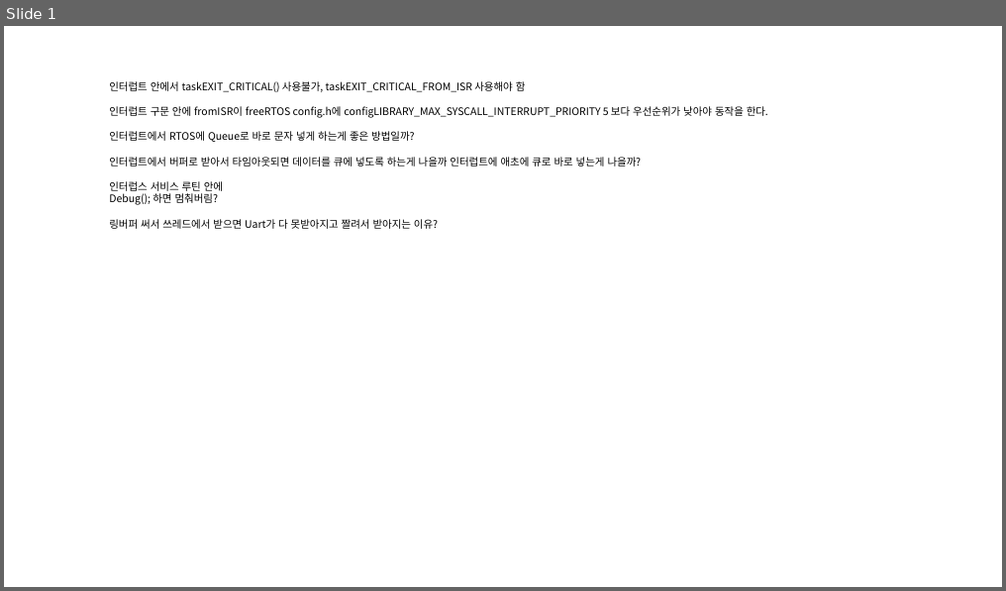
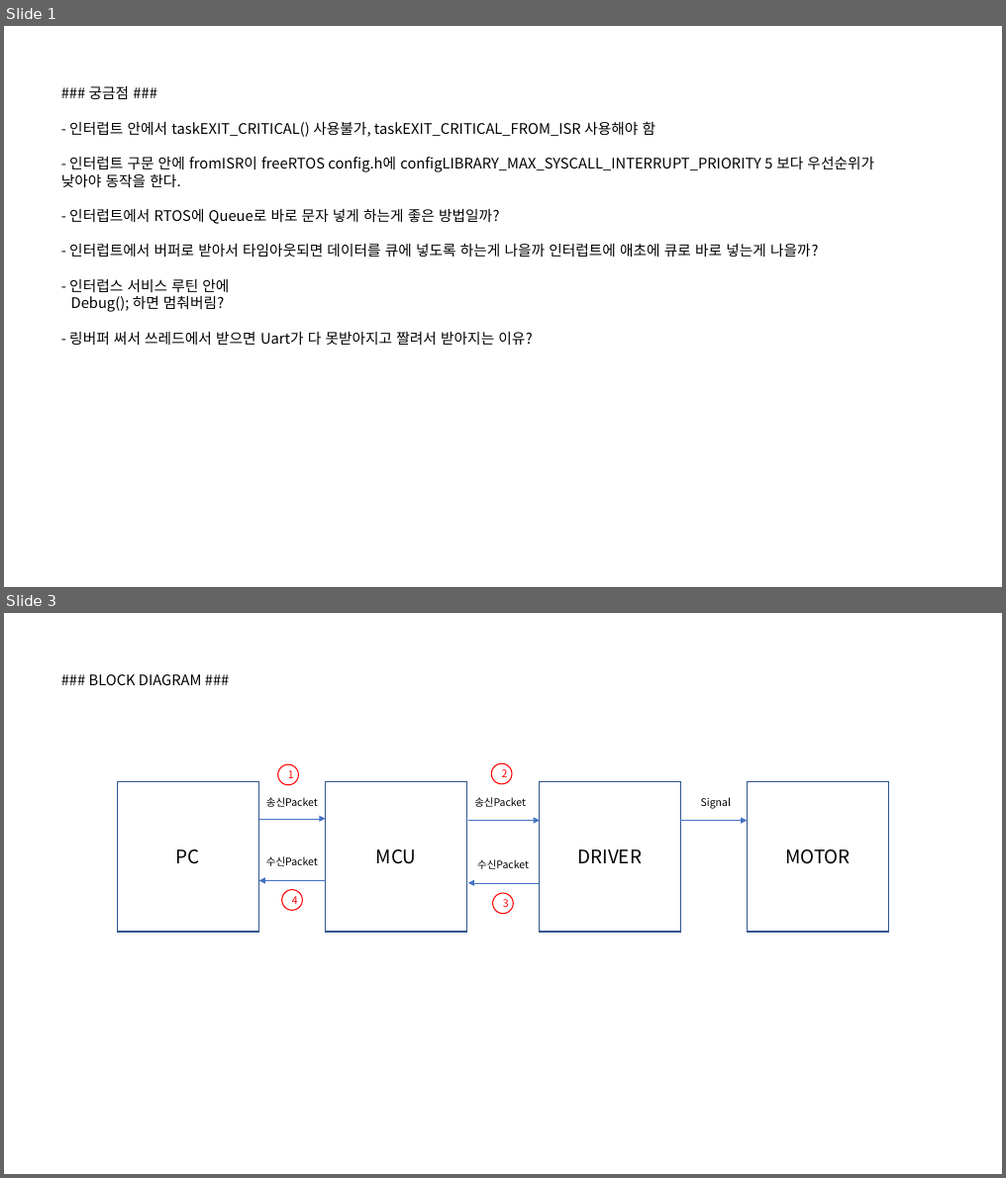
Before and after one commit to 0xCodExpert/MotorJig, a slide deck: Doc/의문점 및 이슈.pptx. Shown one above the other, each under a label of ours: slide 1 before the commit, slides 1 and 3 after it; the slides between them are not shown. The pictures are 1006x591 and 1006x1178 pixels, drawn with LibreOffice and Linux fonts; fonts in the diff are those of the drawing. Boxes give left, top, right and bottom in pixels: in the first picture for what was removed or moved away, otherwise in the second. Text is boxed around its words. In the diff, an @@ line names an element or a change of style, - is before the commit and + after.

```diff
--- a/Doc/의문점 및 이슈.pptx
+++ b/Doc/의문점 및 이슈.pptx
@@ slide 3 added at (4,613,1002,1174), background #FFFFFF @@
@@ text added at (89,674,202,685), 14 pt, text #000000 @@
+### BLOCK DIAGRAM ###
@@ ellipse added at (278,765,298,785), outline #FF0000 1 pt, 10 pt, text #FF0000 @@
+1
@@ ellipse added at (491,763,512,783), outline #FF0000 1 pt, 10 pt, text #FF0000 @@
+2
@@ text added at (266,797,318,807), 10 pt, text #000000 @@
+송신Packet
@@ text added at (474,797,526,807), 10 pt, text #000000 @@
+송신Packet
@@ text added at (701,797,731,809), 10 pt, text #000000 @@
+Signal
@@ text added at (266,857,318,866), 10 pt, text #000000 @@
+수신Packet
@@ text added at (477,860,529,869), 10 pt, text #000000 @@
+수신Packet
@@ group added at (117,782,890,932): 5 arrows, 4 rectangles @@
+PC
+MCU
+DRIVER
+MOTOR
@@ ellipse added at (282,890,302,910), outline #FF0000 1 pt, 10 pt, text #FF0000 @@
+4
@@ ellipse added at (493,893,513,913), outline #FF0000 1 pt, 10 pt, text #FF0000 @@
+3
@@ slide 1 changed as well @@
@@ text "### 궁금점 ###": place and size @@
-text "### 궁금점 ###" at (109,81,768,229)
+text "### 궁금점 ###" at (61,86,874,345)
@@ text at (61,86,874,292): text changed; size 10 to 14 pt @@
-인터럽트 안에서 taskEXIT_CRITICAL() 사용불가, taskEXIT_CRITICAL_FROM_ISR 사용해야 함
-인터럽트 구문 안에 fromISR이 freeRTOS config.h에 configLIBRARY_MAX_SYSCALL_INTERRUPT_PRIORITY 5 보다 우선순위가 낮아야 동작을 한다.
-인터럽트에서 RTOS에 Queue로 바로 문자 넣게 하는게 좋은 방법일까?
-인터럽트에서 버퍼로 받아서 타임아웃되면 데이터를 큐에 넣도록 하는게 나을까 인터럽트에 애초에 큐로 바로 넣는게 나을까?
-인터럽스 서비스 루틴 안에
+### 궁금점 ###
+- 인터럽트 안에서 taskEXIT_CRITICAL() 사용불가, taskEXIT_CRITICAL_FROM_ISR 사용해야 함
+- 인터럽트 구문 안에 fromISR이 freeRTOS config.h에 configLIBRARY_MAX_SYSCALL_INTERRUPT_PRIORITY 5 보다 우선순위가 낮아야 동작을 한다.
+- 인터럽트에서 RTOS에 Queue로 바로 문자 넣게 하는게 좋은 방법일까?
+- 인터럽트에서 버퍼로 받아서 타임아웃되면 데이터를 큐에 넣도록 하는게 나을까 인터럽트에 애초에 큐로 바로 넣는게 나을까?
+- 인터럽스 서비스 루틴 안에
@@ text at (71,296,224,312): size 10 to 14 pt in "Debug(); 하면 멈춰버림?" @@
@@ text at (69,332,532,345): text changed; size 10 to 14 pt @@
-링버퍼 써서 쓰레드에서 받으면 Uart가 다 못받아지고 짤려서 받아지는 이유?
+- 링버퍼 써서 쓰레드에서 받으면 Uart가 다 못받아지고 짤려서 받아지는 이유?
```
Also in this commit, not shown: 3 other slides added, 11 other files.
